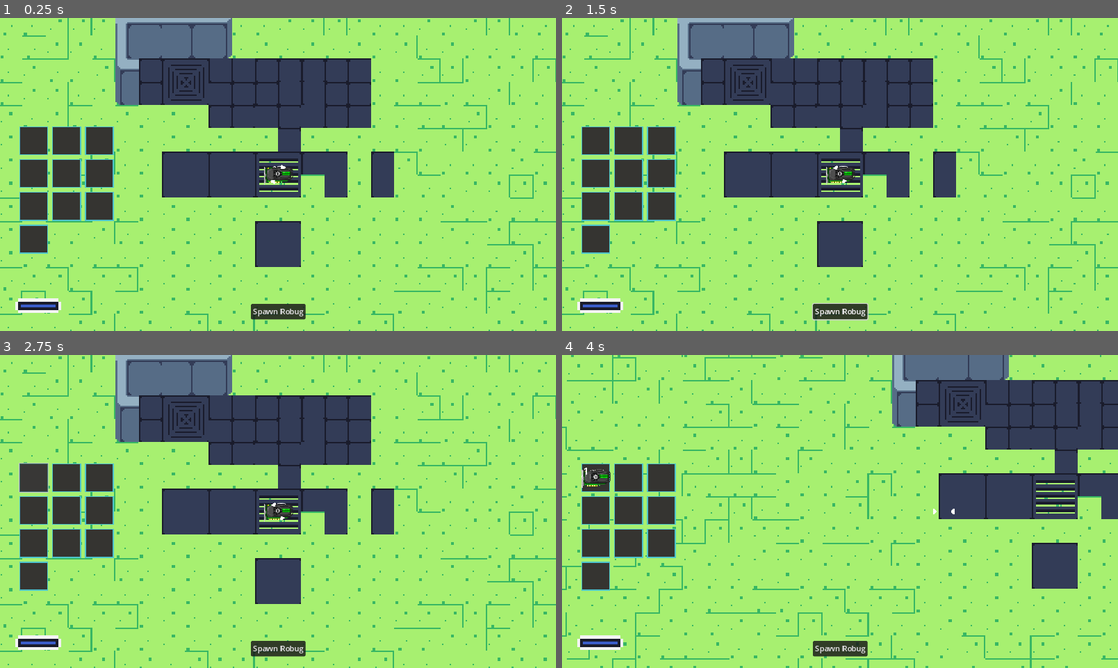
Above: before the commit, frames 1-4 (two rows, left to right).
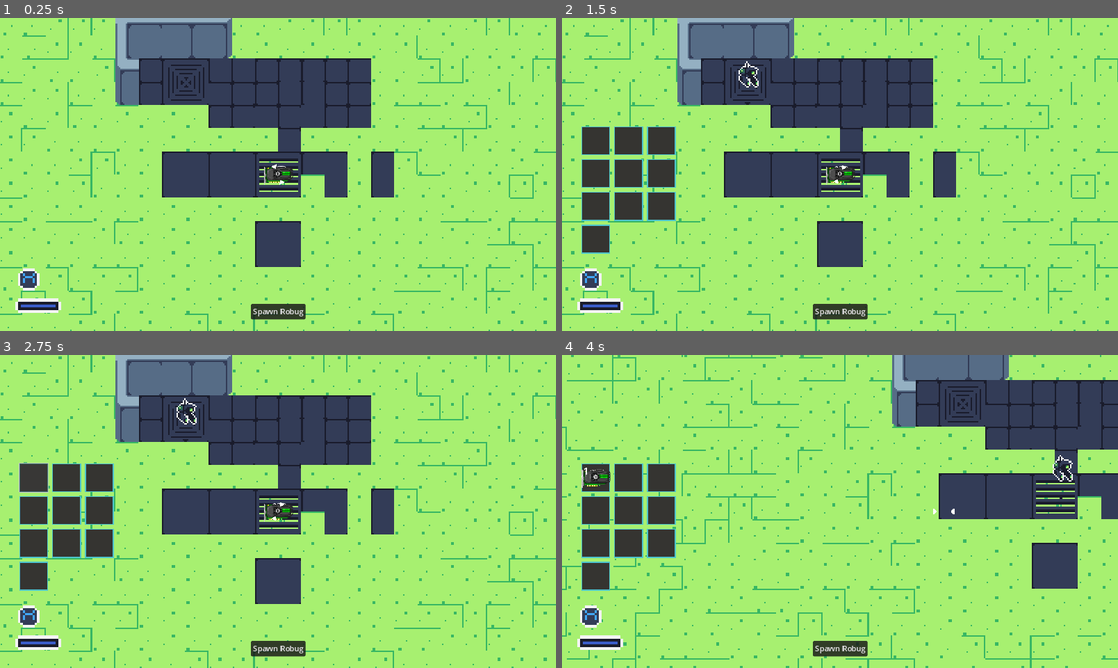
Above: after the commit, the same moments.

Repository: hyvnova/codebugs-game
Game: Godot game, scene res://world.tscn
The game is run twice, just before and just after one commit, with the same random seed, the same clock (stepped at 60 frames per second) and the same inputs.
Inputs (mouse positions are in pixels of both pictures, inside the frame that each line leads up to):
- Up to frame 1 (0.25 s): no input
- Up to frame 2 (1.5 s): click "Spawn Robug" at 0.5 s; click (589, 280) at 1.27 s
- Up to frame 3 (2.75 s): click (33, 477) at 2.02 s
- Up to frame 4 (4 s): tap Enter (accept, bound only after the commit) at 2.75, 3.05 s; move the mouse to (962, 495) at 2.77 s; hold D (right) 2.78-3.5 s; hold E (use) 2.78-3.5 s; click (962, 495) at 2.92 s; drag from (728, 527) to (945, 511) at 3.52 s

The runs differ from the first frame. In frame 1, 5.0% of the frame differs, in the area x 3-52%, y 34-88%; in frame 2, 0.5%; in frame 3, 0.4%; in frame 4, 0.4%.

Commit message:
Minor improvements Robug now move to not overlap with others Robug now a state yayy (Needs to be removed ASAP becasue of Bulk controlling) Inventory open/close with tab and Button

Diff:
--- a/project.godot
+++ b/project.godot
@@ -57,6 +57,22 @@
 "events": [Object(InputEventKey,"resource_local_to_scene":false,"resource_name":"","device":-1,"window_id":0,"alt_pressed":false,"shift_pressed":false,"ctrl_pressed":false,"meta_pressed":false,"pressed":false,"keycode":0,"physical_keycode":69,"key_label":0,"unicode":101,"echo":false,"script":null)
 ]
 }
+back={
+"deadzone": 0.5,
+"events": [Object(InputEventKey,"resource_local_to_scene":false,"resource_name":"","device":-1,"window_id":0,"alt_pressed":false,"shift_pressed":false,"ctrl_pressed":false,"meta_pressed":false,"pressed":false,"keycode":0,"physical_keycode":4194305,"key_label":0,"unicode":0,"echo":false,"script":null)
+]
+}
+tab={
+"deadzone": 0.5,
+"events": [Object(InputEventKey,"resource_local_to_scene":false,"resource_name":"","device":-1,"window_id":0,"alt_pressed":false,"shift_pressed":false,"ctrl_pressed":false,"meta_pressed":false,"pressed":false,"keycode":0,"physical_keycode":4194306,"key_label":0,"unicode":0,"echo":false,"script":null)
+]
+}
+accept={
+"deadzone": 0.5,
+"events": [Object(InputEventKey,"resource_local_to_scene":false,"resource_name":"","device":-1,"window_id":0,"alt_pressed":false,"shift_pressed":false,"ctrl_pressed":false,"meta_pressed":false,"pressed":false,"keycode":0,"physical_keycode":4194309,"key_label":0,"unicode":0,"echo":false,"script":null)
+, Object(InputEventKey,"resource_local_to_scene":false,"resource_name":"","device":-1,"window_id":0,"alt_pressed":false,"shift_pressed":false,"ctrl_pressed":false,"meta_pressed":false,"pressed":false,"keycode":0,"physical_keycode":32,"key_label":0,"unicode":32,"echo":false,"script":null)
+]
+}
 
 [rendering]
 
--- a/scenes/hud.tscn
+++ b/scenes/hud.tscn
@@ -1,17 +1,23 @@
-[gd_scene load_steps=5 format=3 uid="uid://d3sueglj6n7pu"]
+[gd_scene load_steps=7 format=3 uid="uid://d3sueglj6n7pu"]
 
 [ext_resource type="PackedScene" uid="uid://bxbnos3drxhfp" path="res://scenes/inventory_ui.tscn" id="1_th3nq"]
 [ext_resource type="Script" path="res://scripts/NewRobug.gd" id="2_tu038"]
 [ext_resource type="Texture2D" uid="uid://kb5rrfy03va2" path="res://assets/Tech Dungeon Roguelite - Asset Pack (DEMO)/UI/ui x2.png" id="2_wgj1q"]
+[ext_resource type="Texture2D" uid="uid://bxuwmjf4pnybm" path="res://assets/Tech Dungeon Roguelite - Asset Pack (DEMO)/UI/ui x1.png" id="4_tag8j"]
 
 [sub_resource type="AtlasTexture" id="AtlasTexture_y1pp1"]
 atlas = ExtResource("2_wgj1q")
 region = Rect2(464, 410, 32, 10)
 
+[sub_resource type="AtlasTexture" id="AtlasTexture_dyp8k"]
+atlas = ExtResource("4_tag8j")
+region = Rect2(11, 236, 9, 9)
+
 [node name="HUD" type="CanvasLayer"]
 layer = 10
 
 [node name="InventoryUI" parent="." instance=ExtResource("1_th3nq")]
+visible = false
 
 [node name="Energy" type="TextureRect" parent="."]
 anchors_preset = 2
@@ -40,4 +46,17 @@
 text = "Spawn Robug"
 script = ExtResource("2_tu038")
 
+[node name="OpenInventoryBtn" type="TextureButton" parent="."]
+anchors_preset = 4
+anchor_top = 0.5
+anchor_bottom = 0.5
+offset_left = 37.0
+offset_top = 195.0
+offset_right = 46.0
+offset_bottom = 204.0
+grow_vertical = 2
+scale = Vector2(5, 5)
+texture_normal = SubResource("AtlasTexture_dyp8k")
+
 [connection signal="pressed" from="SpawnRobugBtn" to="SpawnRobugBtn" method="_on_pressed"]
+[connection signal="pressed" from="OpenInventoryBtn" to="InventoryUI" method="_on_open_inventory_btn_pressed"]
--- a/scenes/robug.tscn
+++ b/scenes/robug.tscn
@@ -43,17 +43,19 @@
 "speed": 4.0
 }]
 
-[node name="Robug" type="CharacterBody2D" groups=["robug"]]
+[node name="Robug" type="Area2D" groups=["robug"]]
 script = ExtResource("1_5rjbs")
 
-[node name="GenerousCollisionEnjoyjer" type="CollisionShape2D" parent="."]
+[node name="Collision" type="CollisionShape2D" parent="."]
 position = Vector2(1.5, -4)
+scale = Vector2(3.5, 3.5)
 shape = SubResource("CapsuleShape2D_bjegg")
 
 [node name="AnimatedSprite2D" type="AnimatedSprite2D" parent="."]
 scale = Vector2(3, 3)
 sprite_frames = SubResource("SpriteFrames_yykqg")
 animation = &"idle"
-frame = 1
-frame_progress = 0.0237575
+frame_progress = 0.806481
 speed_scale = 1.5
+
+[connection signal="area_entered" from="." to="." method="_on_area_entered"]
--- a/scripts/NewRobug.gd
+++ b/scripts/NewRobug.gd
@@ -1,11 +1,8 @@
 extends Button
 
-
 func _on_pressed():
-	# Get robug spawner (TODO: get closest or let user select yk this shit)
+	# Get robug spawner
+	# TODO: get closest or let user select yk this shit)
 	var spawn_pos: Vector2 =  (get_tree().get_nodes_in_group("robug_spawn")[0] as Node2D).global_position
-
 	# Spawn a new robug
-	get_tree().get_nodes_in_group("world")[0].add_child(
-		Robug.spawn(spawn_pos)
-	)
+	World.spawn(Robug.new_robug(spawn_pos))
--- /dev/null
+++ b/scripts/OpenInventoryBtn.gd
@@ -0,0 +1,11 @@
+extends TextureButton
+
+
+# Called when the node enters the scene tree for the first time.
+func _ready():
+	pass # Replace with function body.
+
+
+# Called every frame. 'delta' is the elapsed time since the previous frame.
+func _process(delta):
+	pass
--- a/scripts/inventory_ui.gd
+++ b/scripts/inventory_ui.gd
@@ -34,3 +34,11 @@
 		var child = grid_container.get_child(0)
 		grid_container.remove_child(child)
 		child.queue_free()
+
+
+func _input(event):
+	if event.is_action_pressed("tab"):
+		self.visible = not self.visible
+
+func _on_open_inventory_btn_pressed():
+	self.visible = not self.visible
--- a/scripts/player.gd
+++ b/scripts/player.gd
@@ -20,12 +20,24 @@
 			selected.pickup_item()
 			selected = null
 
+	# Command robugs to go to player position
+	if event.is_action_pressed("accept"):
+		for robug in get_tree().get_nodes_in_group("robug"):
+			robug.go_to(self.global_position)
+
 func _physics_process(_delta):
 	# Keyboard movement
 	var input_direction = Input.get_vector("left", "right", "up", "down")
 	velocity = input_direction * speed
 	self.position.x += velocity[0]
 	self.position.y += velocity[1]
+
+	# Make sure player doesn't go out of camera bounds
+	var viewport = get_viewport().get_visible_rect()
+	var h_width = viewport.size.x / 2
+	var h_height = viewport.size.y / 2
+	self.position.x = clamp(self.position.x, viewport.position.x - h_width, viewport.position.x + h_width)
+	self.position.y = clamp(self.position.y, viewport.position.y - h_height, viewport.position.y + h_height)
 
 # Collisions
 func _on_area_entered(area: Area2D):
@@ -51,7 +63,7 @@
 func select(end_pos):
 	var tween = create_tween().set_parallel(true)
 	tween.tween_property(self, "position", end_pos, 0.10)
-	tween.tween_property(self, "rotation", 45, 0.5)
+	tween.tween_property(self, "rotation", 90, 0.5)
 	tween.tween_property(self, "scale", initial_scale * 0.85, 0.5)
 
 func unselect():
--- a/scripts/robug.gd
+++ b/scripts/robug.gd
@@ -1,21 +1,51 @@
-extends CharacterBody2D
+extends Area2D
 class_name Robug
 
 const SCENE = preload("res://scenes/robug.tscn")
 
+enum State {
+	IDLE,
+	MOVING, # Persuing target_pos
+}
+
 # ---------------- ATTRIBUTES  ----------------
+var state = State.IDLE
 var speed = 1
+var velocity = 0
+var target_pos: Vector2 # Holds the position robug is currently moving to
+
 
 # Creating function, like a "new"
-static func spawn(pos: Vector2) -> Robug:
+static func new_robug(pos: Vector2) -> Robug:
 	var ins = SCENE.instantiate()
 	ins.position = pos
 	# Init vars and shi'
 	return ins
 
+func go_to(pos: Vector2):
+	state = State.MOVING
+	target_pos = pos
 
-func _physics_process(delta):
-	var input_direction = Input.get_vector("left", "right", "up", "down")
-	velocity = input_direction * speed
-	self.position.x += velocity[0]
-	self.position.y += velocity[1]
+	var dist = pos - self.position
+
+	var duration = dist.length() / 200 * speed
+
+	var t = create_tween()
+	t.tween_property(self, "position", pos, duration)
+	t.tween_callback(func(): state = State.IDLE)
+
+# Collision
+func _on_area_entered(area):
+	# When colliding with another robug
+	if area.is_in_group("robug"):
+		# Move away from the other robug
+		var offset = self.position - area.position
+		# Spacing
+		offset = offset.normalized() * 10
+
+		var t = create_tween()
+		t.tween_property(self, "position", position + offset, 1)
+
+		# If moving, callback will continue moving
+		if state == State.MOVING:
+			t.tween_callback(func(): go_to(target_pos))
--- a/scripts/world.gd
+++ b/scripts/world.gd
@@ -1,9 +1,16 @@
 extends Node2D
 
-# ! AUTOLOADED as World
-# yes, WorldNode it's also and autoloaded varible
+"""
+World is the medium between code and the game world.
+Anything that needs to be spawned, or added to the world, should be done through this script.
+
+World -> This script
+WorldNode -> The root node.
+"""
+
 
 @onready var ItemLayer = WorldNode.get_node("ItemLayer")
+@onready var EntityLayer = WorldNode.get_node("EntityLayer")
 
 var rng = RandomNumberGenerator.new()
 
@@ -22,3 +29,9 @@
 func spawn_item(data: ItemData, pos: Vector2):
 	ItemLayer.add_child(InventoryItem.new_item(data, pos))
 	print("Spawning %sx %s" % [data.quantity, data.type])
+
+func spawn(entity):
+	"""
+	Adds `entity` to EntityLayer, in other words it becomes part of the world
+	"""
+	EntityLayer.add_child(entity)
--- a/world.tscn
+++ b/world.tscn
@@ -10,6 +10,9 @@
 [node name="Map" parent="." instance=ExtResource("4_2mfbg")]
 scale = Vector2(3.009, 3)
 
+[node name="EntityLayer" type="Node2D" parent="."]
+z_index = 2
+
 [node name="ItemLayer" type="Node2D" parent="."]
 z_index = 5
 
